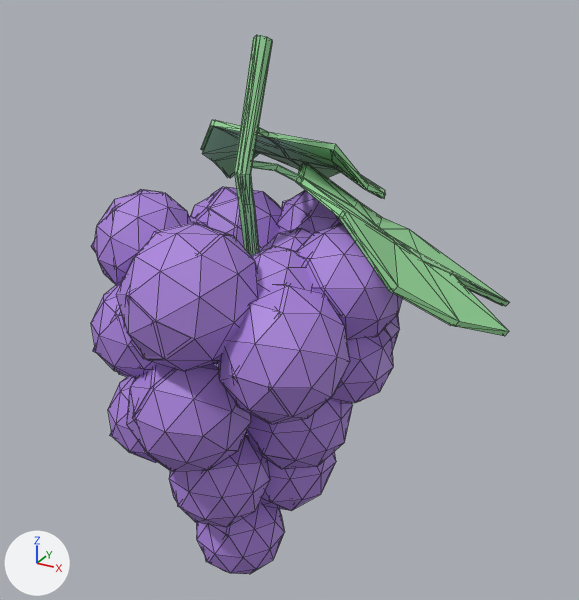
What one commit did to the glTF model docs/city/models/objects/imp-grapes.glb.
Before and after are seen from a 50 mm lens placed at (0.134, -0.26, 0.247), pointed at (-0.008, -0.001, 0.118). Every picture has the same lights, and +X, +Y and +Z are marked at lower left. The older version comes first. Mesh edges are drawn as thin lines. Where no turn or scale is listed for an object, it has been applied to the vertices.
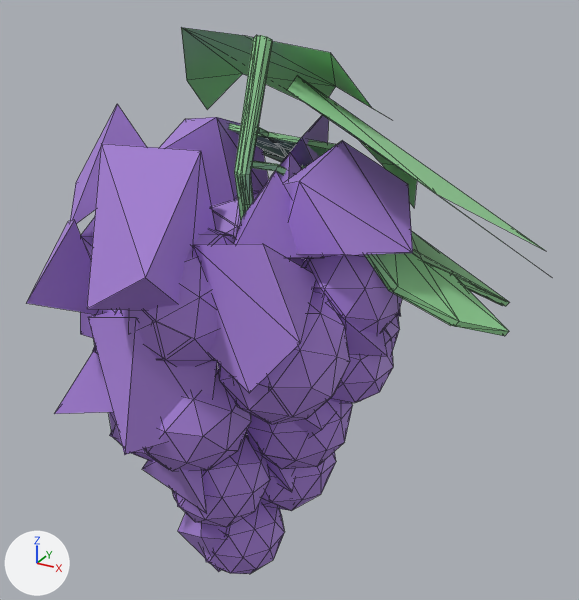
Changed parts and their boxes (x1, y1, x2, y2) in the pictures (579 x 600 px):
'Object_3.002', added (purple): after (27, 104, 413, 572)
'Object_2.002', added: after (181, 27, 544, 267)
'Object_3.001', unchanged, covered by the edit: before (91, 187, 341, 562); after (93, 197, 322, 562)

Diff of the bpy script that builds the scene:
```diff
--- a/docs/city/models/objects/imp-grapes.glb.py
+++ b/docs/city/models/objects/imp-grapes.glb.py
@@ me_object_1_002 @@
+me_object_1_002.from_pydata(...)  # 149 vertices, 186 faces; spans x -0.07..0.07, y -0.069..0.069, z -0.099..0.099
+me_object_1_002.materials.append(mat_673ab7)  # purple #aa83dc
@@ me_object_0_002 @@
+me_object_0_002.from_pydata(...)  # 19 vertices, 19 faces; spans x -0.087..0.087, y -0.064..0.064, z -0.043..0.043
+me_object_0_002.materials.append(mat_4caf50)  # green #94d898
@@ ob_object_3_002 @@
+ob_object_3_002 = bpy.data.objects.new('Object_3.002', me_object_1_002)
+ob_object_3_002.location = (-0.0207, -0.0255, 0.099)
@@ ob_object_2_002 @@
+ob_object_2_002 = bpy.data.objects.new('Object_2.002', me_object_0_002)
+ob_object_2_002.location = (0.0034, 0.0308, 0.1772)
```
